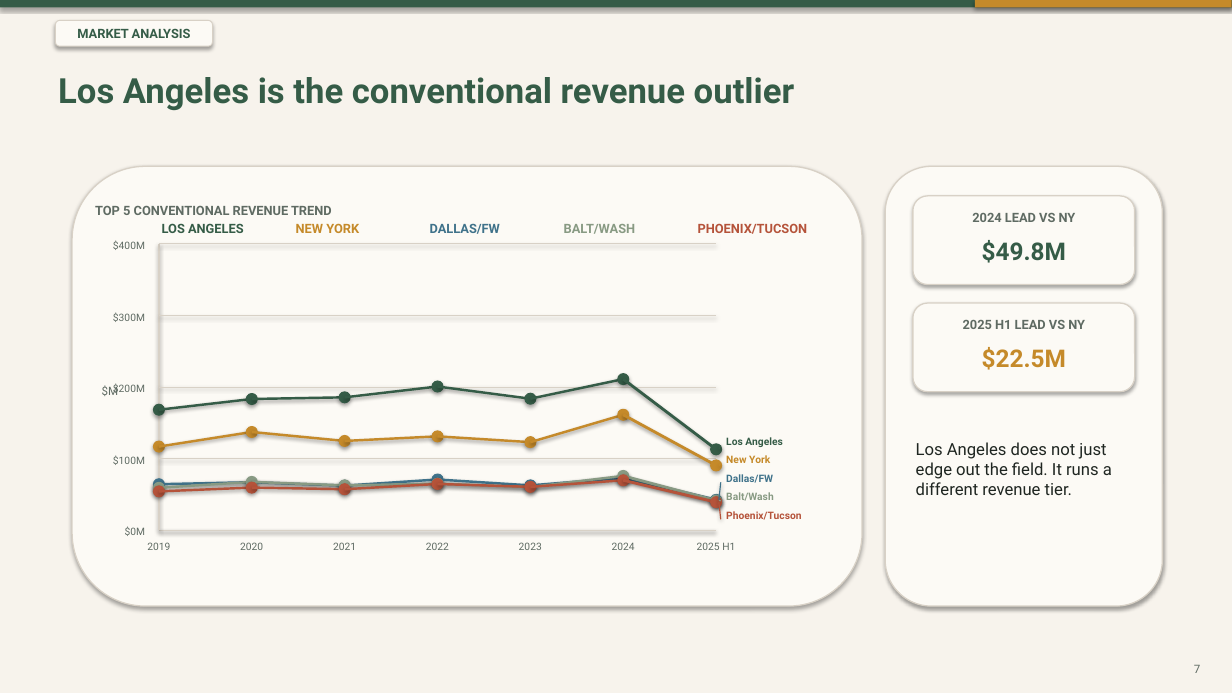
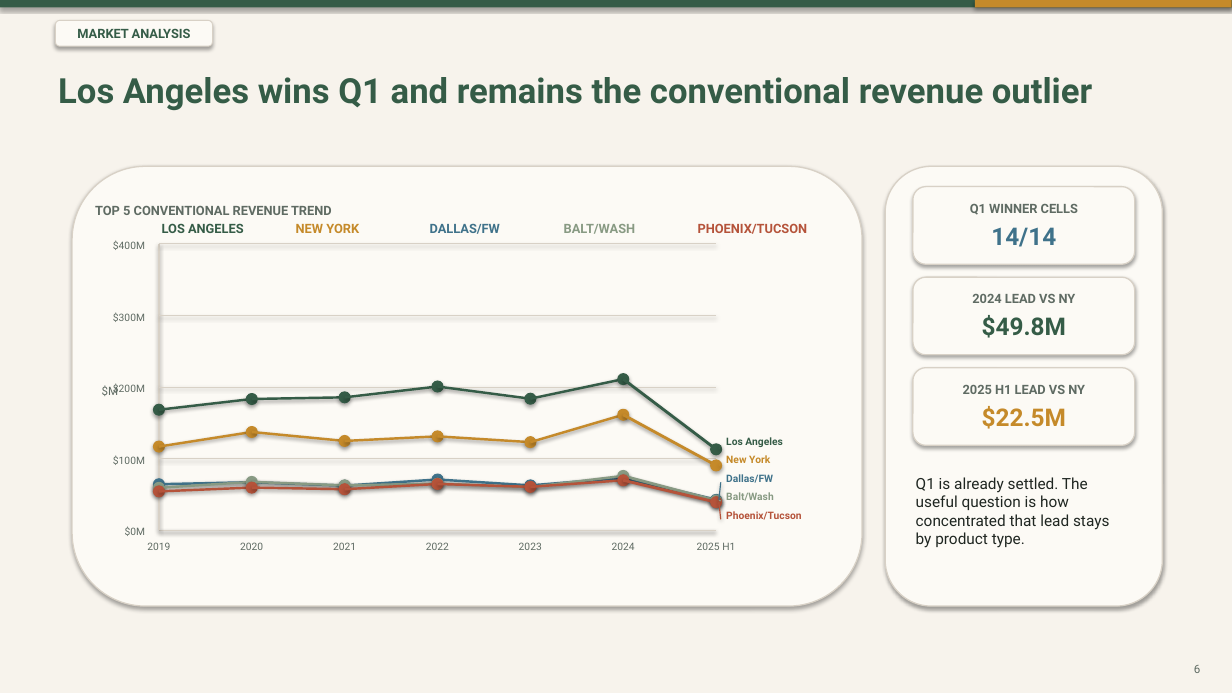
Before and after one commit to Knightery/IMA2026, a slide deck: slide 6 of slides/case-deck.pptx (slide 7 before the commit). Drawn at 1232x693 pixels with LibreOffice and Linux fonts; fonts in the diff are those of the drawing. Boxes give left, top, right and bottom in pixels: in the first picture for what was removed or moved away, otherwise in the second. Text is boxed around its words. In the diff, an @@ line names an element or a change of style, - is before the commit and + after.

```diff
--- a/slides/case-deck.pptx
+++ b/slides/case-deck.pptx
@@ text at box(58, 77, 1092, 110): text changed @@
-Los Angeles is the conventional revenue outlier
+Los Angeles wins Q1 and remains the conventional revenue outlier
@@ rounded rectangle: place and size @@
-rounded rectangle at box(913, 196, 1135, 285)
+rounded rectangle at box(913, 187, 1135, 264)
@@ text at box(970, 204, 1078, 215): text changed @@
-2024 LEAD VS NY
+Q1 WINNER CELLS
@@ text added at box(991, 227, 1056, 247), 19 pt, text #3F728A, bold @@
+14/14
@@ rounded rectangle: place and size @@
-rounded rectangle at box(913, 303, 1135, 392)
+rounded rectangle at box(913, 277, 1135, 355)
@@ text at box(972, 294, 1076, 303): text changed @@
-2025 H1 LEAD VS NY
+2024 LEAD VS NY
@@ text "$49.8M": place and size @@
-text "$49.8M" at box(982, 240, 1066, 263)
+text "$49.8M" at box(982, 315, 1066, 338)
@@ rounded rectangle added at box(913, 368, 1135, 445), fill #FCFAF5, outline #D8D1C6 1 pt @@
@@ text added at box(963, 385, 1085, 394), 10 pt, text #5F6B63, bold @@
+2025 H1 LEAD VS NY
@@ text "$22.5M": place and size @@
-text "$22.5M" at box(982, 347, 1066, 370)
+text "$22.5M" at box(982, 406, 1066, 429)
@@ text removed at box(916, 442, 1112, 495) @@
-Los Angeles does not just edge out the field. It runs a different revenue tier.
@@ text added at box(916, 477, 1109, 548), 12 pt, text #1F2621 @@
+Q1 is already settled. The useful question is how concentrated that lead stays by product type.
@@ text at box(1194, 665, 1201, 673): text changed @@
-7
+6
```
Also in this commit, not shown: 34 other slides changed, 1 slide added, 2 slides removed, 8 other files.
